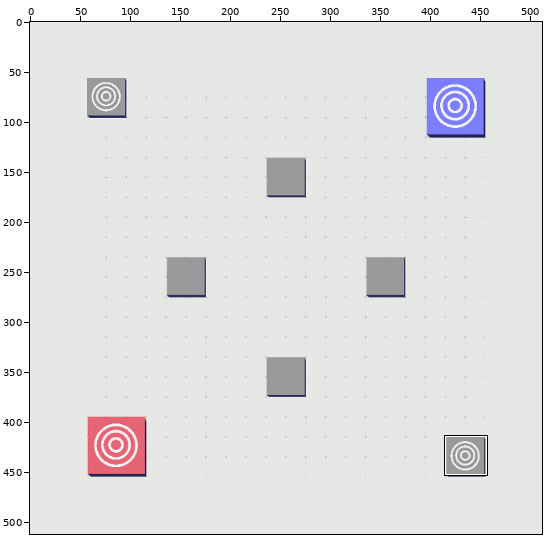
Sprite sheet, stored at Assets/Resources/Sprites/_smallcross.png. The picture above shows the old version from afar; the outline marks the close-up.
Close-up. Before the commit:
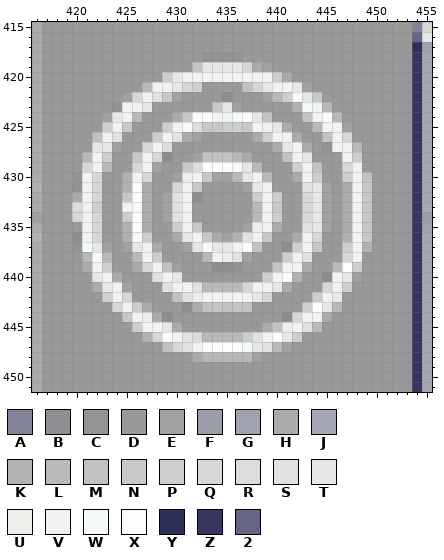
The file is 512x512 pixels. Colours within 5 levels of each other are drawn and written as one. Shown: x 416..455, y 415..451. The commit also changed other parts of the picture, which this record leaves out.
Palette (. is transparent): A #818295  B #8d8d92  C #939393  D #999999  E #a1a1a1  F #9b9daa  G #a0a1b1  H #ababab  J #a6a7b6  K #b2b2b2  L #b9b9b9  M #c2c2c2  N #c7c9c7  P #cdcfcd  Q #d6d8d6  R #dcdcdc  S #e0e2e0  T #e6e8e6  U #eceeea  V #f2f2f2  W #f3fbfa  X #fcfcfc  Y #2e2e5b  Z #36365f  2 #656685
Pixels before, first column x 416:
415 HDDDDDDDDDDDDDDDDDDDDDDDDDDDDDDDDDDDDDAQ
416 HDDDDDDDDDDDDDDDDDDDDDDDDDDDDDDDDDDDDD2T
417 HDDDDDDDDDDDDDDDDDDDDDDDDDDDDDDDDDDDDDYG
418 HDDDDDDDDDDDDDDDDCCCCDDDDDDDDDDDDDDDDDZJ
419 HDDDDDDDDDDDDDDDMTTTTQHEDDDDDDDDDDDDDDZJ
420 HDDDDDDDDDDDDPTVVVVVVVVVPHDDDDDDDDDDDDZJ
421 HDDDDDDDDDDLVVTQPDDDDMQTVVTEDDDDDDDDDDZJ
422 HDDDDDDDDEQVSNEDDDDBDDDELPWTNDDDDDDDDDZJ
423 HDDDDDDDCVVTDDDDDDNTEDDDDDKWVLDDDDDDDDZJ
424 HDDDDDDETVLDDDHNXXVVWXTMDDDMVXLDDDDDDDZJ
425 HDDDDDDPVNDDDPVWRNNPPNVVTHDDLVVEDDDDDDZJ
426 HDDDDDMVSDDDPVSHEDDDDDHPVVHDDMVQDDDDDDZJ
427 HDDDDDTTEDDQVRDDDDDDDDDDHTVHDCVVLDDDDDZJ
428 HDDDDLVPDDNVQBDDEMMMLHDDDMVTDDDVPDDDDDZJ
429 HDDDDQVLDDQVEDDNRXXXWTLDDDPVMDDQVDDDDDZJ
430 HDDDCVQDDKVQDDEUVNEELTVLDDHVPDDPVMDDDDZJ
431 KDDDCVQDDKXHDDQVNDDDDETVDDDSTEDHVNDDDDZJ
432 HDDDHVQDDNXHDESVBDDDDDPVPDDQTEDHVNDDDDZJ
433 HDDDRVPDDVWHDESVDDDDDDLVNDDQTEDHVNDDDDZJ
434 EDDDQVQDDPXHDESVDDDDDDLVPDDQTEDHVNDDDDZF
435 HDDDDVQDDKXHDDPVNDDDDEUVHDDSTEDHVNDDDDZG
436 KDDDBVQDDKWPDDHTVNHEKSVNDDHVQDDKVNDDDDZJ
437 HDDDCWTEDETVHDDETWTTVXMDDBPVNDDPVKDDDDZJ
438 HDDDDLWLDDLVPDDDDLVUSEDDDPVSDDDQVDDDDDZJ
439 HDDDDHVPDDHQVMEDDDBBCDDDMVVHDDLXPDDDDDZJ
440 HDDDDDTVHDDDSVTDDDDDDDDPVXKDDBVTEDDDDDZJ
441 HDDDDDHTVEDDDSVVSLLLLQVVTHDDDQVPDDDDDDZJ
442 HDDDDDDPVQDDDDMSUVVVVVTQDDDDPVTDDDDDDDZJ
443 HDDDDDDDQVPHDDDBHMMMMMDDDDDPXTLDDDDDDDZJ
444 HDDDDDDDDNVUHBDDDDDDDDDDDBQVVHDDDDDDDDZJ
445 HDDDDDDDDDPVVTHDDDDDDDDHMUVSLDDDDDDDDDZJ
446 HDDDDDDDDDDKQXVSRLLLLPSVXTPDDDDDDDDDDDZJ
447 HDDDDDDDDDDDDMQSVXXXXWTSLEDDDDDDDDDDDDZJ
448 HDDDDDDDDDDDDDDDHLLLLLEDDDDDDDDDDDDDDDZJ
449 HDDDDDDDDDDDDDDDDDDDDDDDDDDDDDDDDDDDDDZJ
450 HDDDDDDDDDDDDDDDDDDDDDDDDDDDDDDDDDDDDDZJ
451 HDDDDDDDDDDDDDDDDDDDDDDDDDDDDDDDDDDDDDZJ
After the commit:
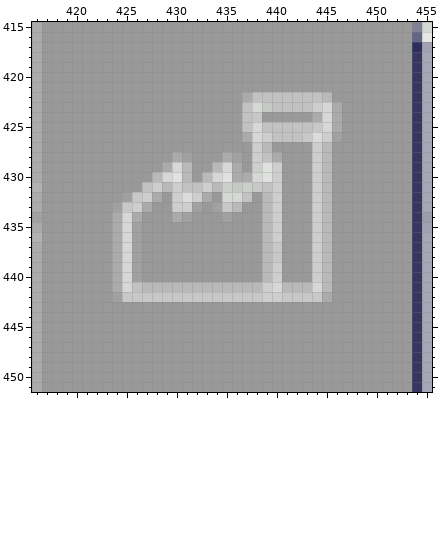
The edit:
Changed rows in their new state; - is an unchanged pixel.
first column x 420:
418 -------------DDDD-------------
419 ------------DDDDDDDD----------
420 ---------DDDDDDDDDDDDD--------
421 -------DDDDDD----DDDDDDD------
422 -----DDDDDD----D-HMMMMMMML----
423 ----DDDD------DDDMQNMMMMPQH---
424 ---DDDD---DDDDDDDMND---DHQH---
425 ---DDD---DDDDDDDDMQMMMMMNQHD--
426 --DDD---DDDDD----HQ-MMMNRPED--
427 --DDD--DDD--------PLDDDDPLDDD-
428 -DDD--DDDDHEDDDHEDPMHDDDPL-DD-
429 -DDD--DDDHQLDDLQHDPSP-DDPL-DD-
430 DDD--DDDLQSLDLQSHHQSP-DD-L-DDD
431 DDD--DDMPLPMMPLPNPNMP--DPL-DDD
432 DDD--ENPHDPRPH-QQMDL---DPL-DDD
433 DDD-ENP--DPPE-ENL-DLP--DPL-DDD
434 DDD-HQHD-DHE---E--DL---DPL-DDD
435 -DD-HQED--DDD----DDLP--DPL-DDD
436 DDD-HQED--DDDDDDDDDLP-DDPL-DDD
437 DDDDHQEDD--DDDDDDDDLNDDDPL-DDD
438 -DDDHQEDD----DDDDD-LNDDDPL-DD-
439 -DDDHQEDDDD---DDD--LPDDDPLDDD-
440 --DD-QE-DDD--------LPDD-PLDDD-
441 --DDHQMLLLLLL----LLPQLLLQLDD--
442 ---DENNNNNNNNNNNNNNPPNNNNHD---
443 ----DDDD---DDDDDDD-----DDDD---
444 -----DDDDD-----------DDDDD----
445 ------DDDDD--------DDDDDD-----
446 -------DDDDDDDDDDDDDDDD-------
447 ---------DDDDDDDDDDDDD--------
448 ------------DDDDDDD-----------
Changed places in both close-ups, as pixel boxes (x1, y1, x2, y2):
changed: (72, 52, 372, 362)
